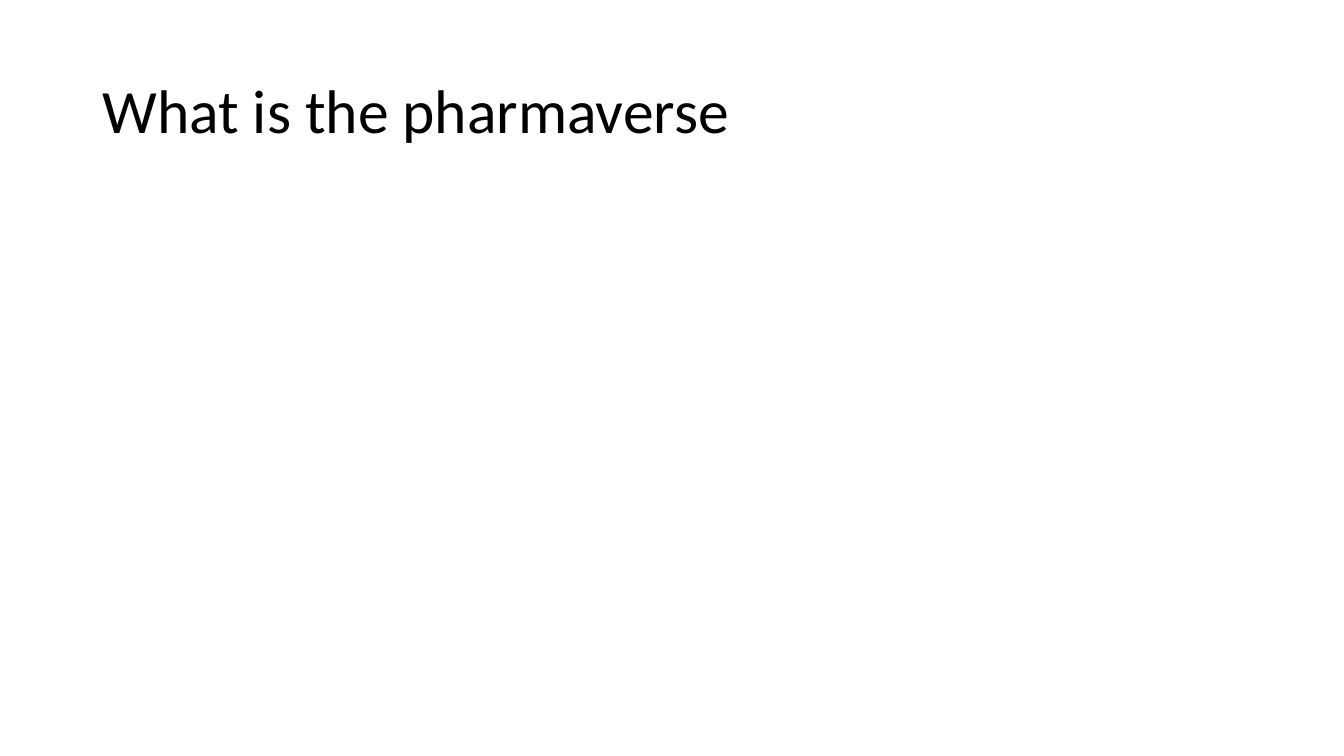
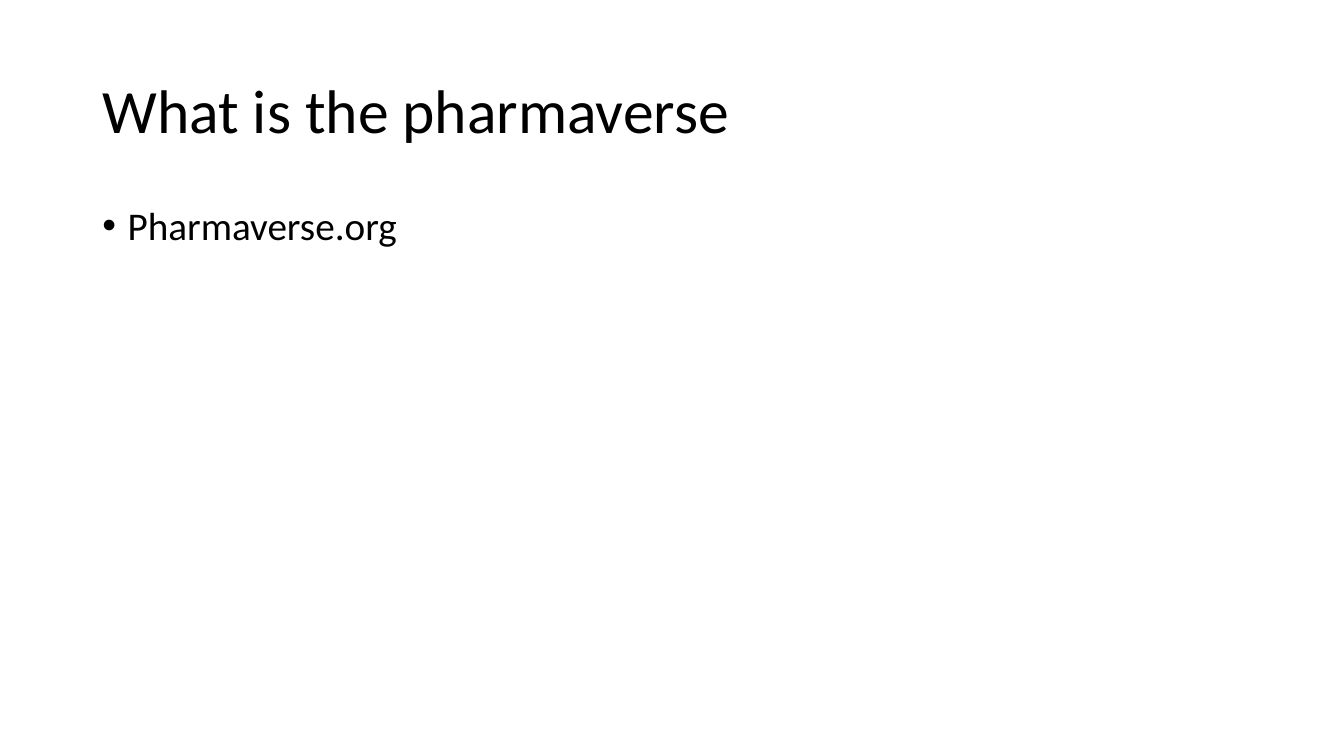
Before and after one commit to posit-conf-2023/r-pharma, a slide deck: slide 3 of 04-pharmaverse/04-Contributing_To_The_Pharmaverse.pptx. Drawn at 1344x756 pixels with LibreOffice and Linux fonts; fonts in the diff are those of the drawing. Boxes give left, top, right and bottom in pixels: in the first picture for what was removed or moved away, otherwise in the second. Text is boxed around its words. In the diff, an @@ line names an element or a change of style, - is before the commit and + after.

```diff
--- a/04-pharmaverse/04-Contributing_To_The_Pharmaverse.pptx
+++ b/04-pharmaverse/04-Contributing_To_The_Pharmaverse.pptx
@@ text added at [128,212,397,247], 28 pt, text #000000 @@
+• Pharmaverse.org
```
Also in this commit, not shown: 4 other slides changed, 6 slides added, 1 slide removed.
